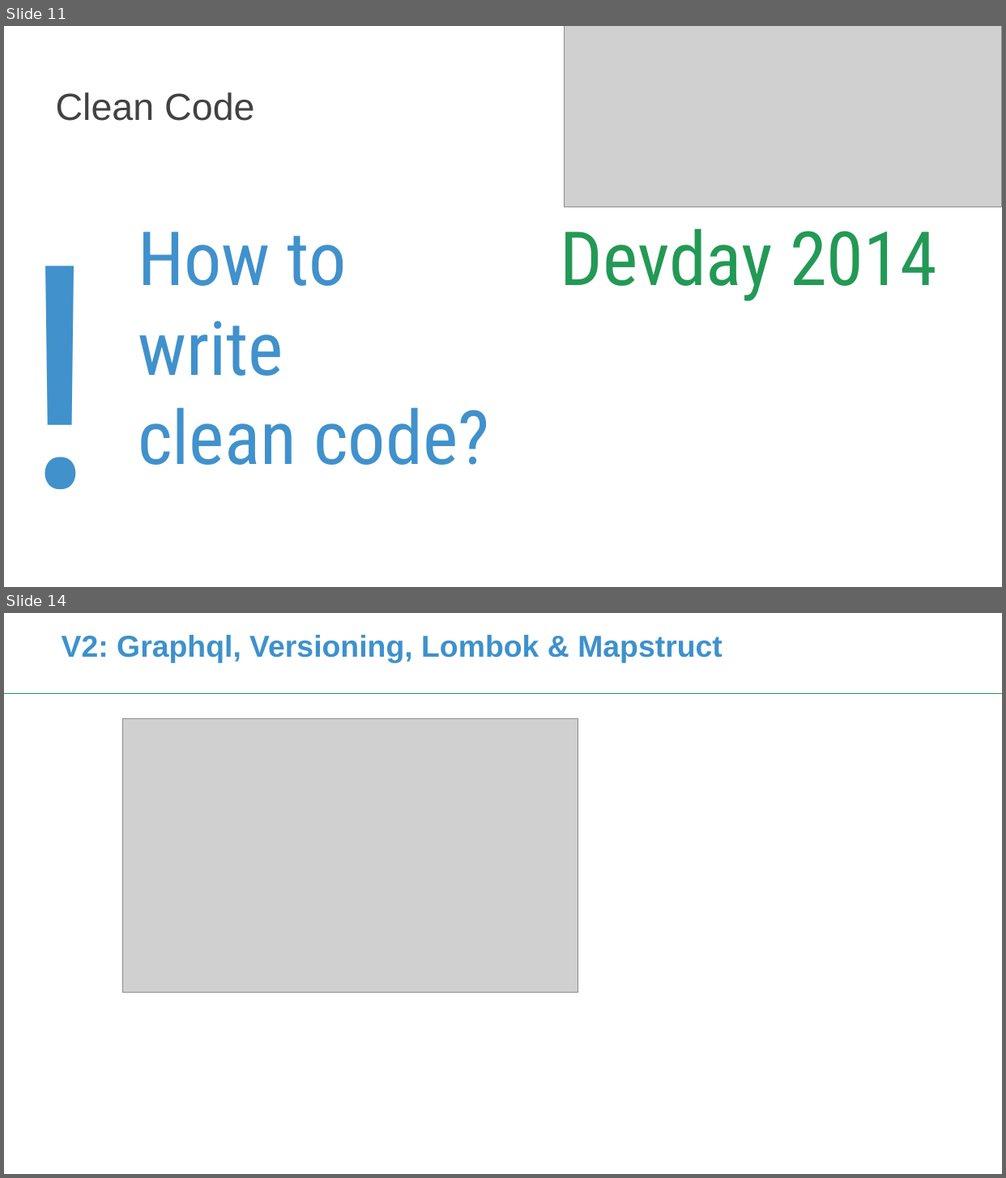
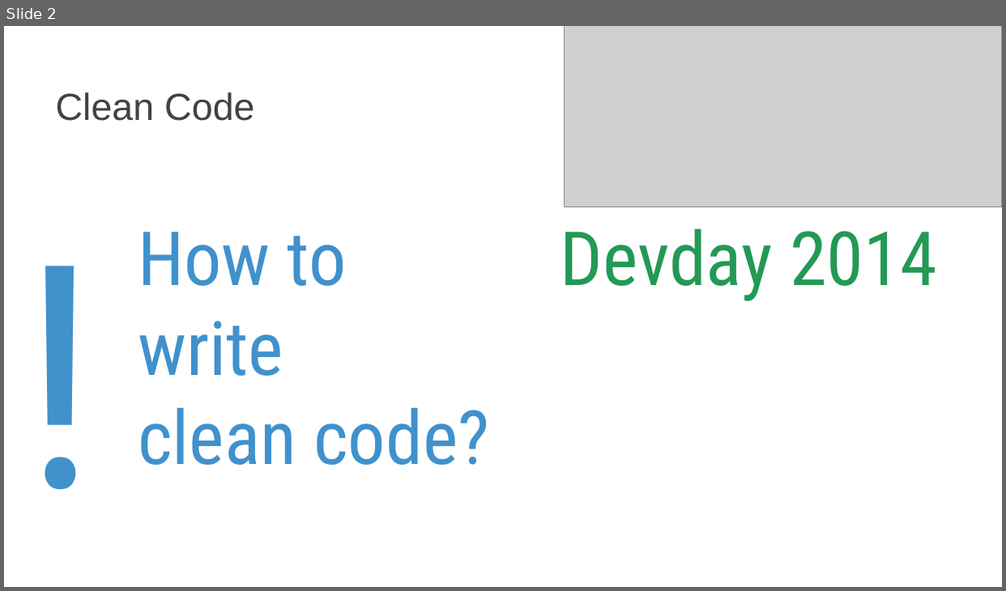
Before and after one commit to DevDay2019-AxonActive/DevDay2019---Advanced-Java, a slide deck: presentations/java_multiapi_gql_codegen.pptx. Shown one above the other, each under a label of ours: slides 11 and 14 before the commit, slide 2 after it; the slides between them are not shown. The pictures are 1006x1178 and 1006x591 pixels, drawn with LibreOffice and Linux fonts; fonts in the diff are those of the drawing; grey boxes stand for pictures; background and template pictures are left out. Boxes give left, top, right and bottom in pixels: in the first picture for what was removed or moved away, otherwise in the second. Text is boxed around its words. In the diff, an @@ line names an element or a change of style, - is before the commit and + after.

```diff
--- a/presentations/java_multiapi_gql_codegen.pptx
+++ b/presentations/java_multiapi_gql_codegen.pptx
@@ slide 14 removed at [4, 613, 1002, 1174], background #FFFFFF @@
@@ title removed at [62, 635, 722, 663] @@
-V2: Graphql, Versioning, Lombok & Mapstruct
@@ line removed from (4, 694) to (1002, 694) @@
@@ picture removed at [122, 719, 577, 993] @@
@@ what was slide 11 is now slide 2 @@
```
Also in this commit, not shown: 8 slides changed, 2 other files.
